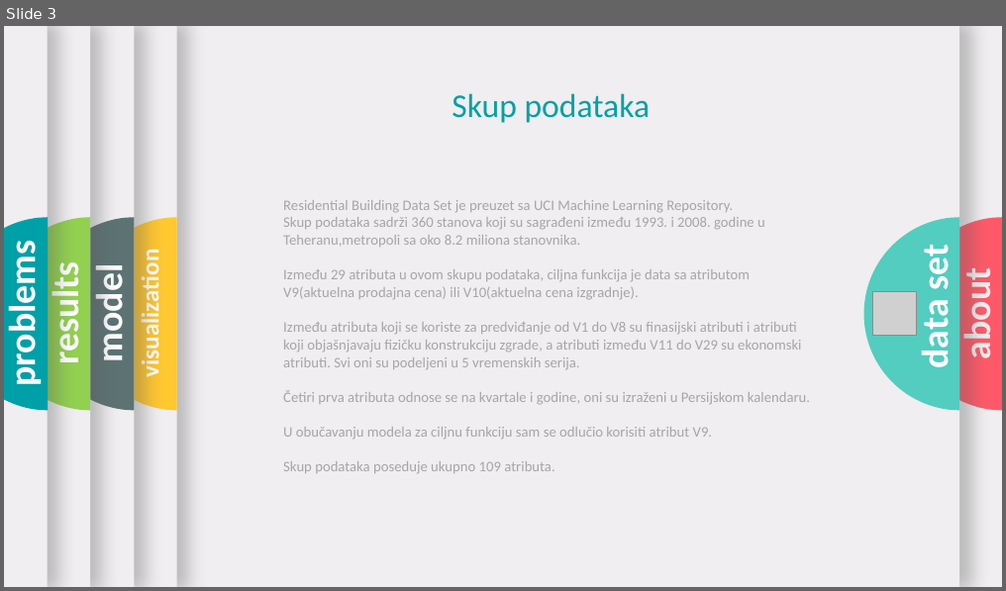
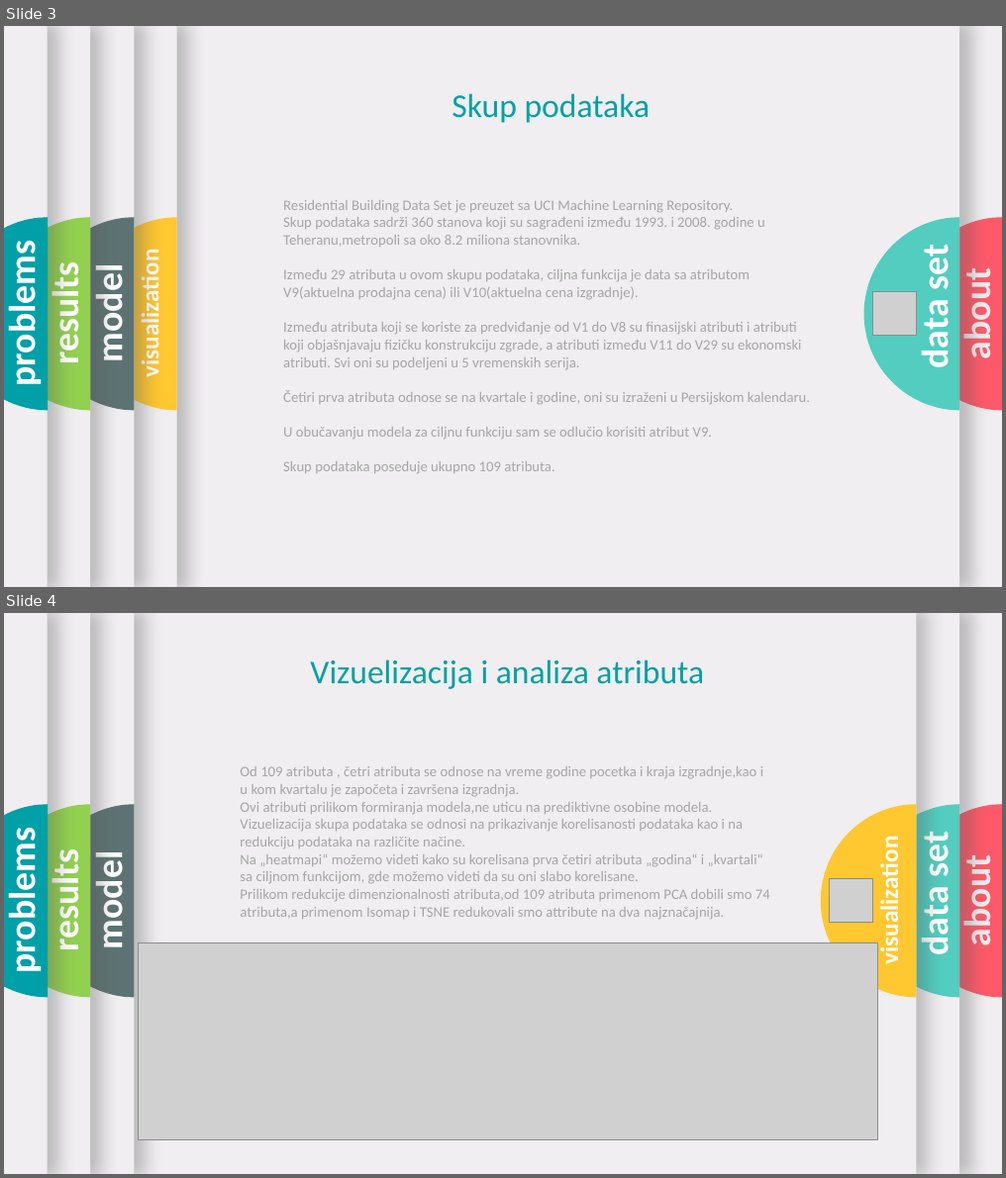
Before and after one commit to kaaiiser/Fitting-linear-regression-methodes-to-high-dimension-data-LARS-., a slide deck: Prezentacija.pptx. Shown one above the other, each under a label of ours: slide 3 before the commit, slides 3 and 4 after it. The pictures are 1006x591 and 1006x1178 pixels, drawn with LibreOffice and Linux fonts; fonts in the diff are those of the drawing; grey boxes stand for pictures; background and template pictures are left out. Boxes give left, top, right and bottom in pixels: in the first picture for what was removed or moved away, otherwise in the second. Text is boxed around its words. In the diff, an @@ line names an element or a change of style, - is before the commit and + after.

```diff
--- a/Prezentacija.pptx
+++ b/Prezentacija.pptx
@@ slide 4 added at <box>4,613,1002,1174</box>, background #F0EEF0 @@
@@ rectangle added at <box>4,613,1002,1174</box>, fill #F0EEF0 @@
@@ rectangle added at <box>4,613,135,1174</box>, fill #F0EEF0 @@
@@ rectangle added at <box>4,613,91,1174</box>, fill #F0EEF0 @@
@@ rectangle added at <box>4,613,48,1174</box>, fill #F0EEF0 @@
@@ text added at <box>310,660,704,689</box>, 32 pt, text #03A1A4 @@
+Vizuelizacija i analiza atributa
@@ text added at <box>240,766,770,919</box>, 14 pt, text #A6A6A6 @@
+Od 109 atributa , četri atributa se odnose na vreme godine pocetka i kraja izgradnje,kao i u kom kvartalu je započeta i završena izgradnja.
+Ovi atributi prilikom formiranja modela,ne uticu na prediktivne osobine modela.
+Vizuelizacija skupa podataka se odnosi na prikazivanje korelisanosti podataka kao i na redukciju podataka na različite načine.
+Na „heatmapi“ možemo videti kako su korelisana prva četiri atributa „godina“ i „kvartali“ sa ciljnom funkcijom, gde možemo videti da su oni slabo korelisane.
+Prilikom redukcije dimenzionalnosti atributa,od 109 atributa primenom PCA dobili smo 74 atributa,a primenom Isomap i TSNE redukovali smo attribute na dva najznačajnija.
@@ freeform shape added at <box>4,805,90,998</box>, fill #92D050 @@
@@ freeform shape added at <box>4,805,48,998</box>, fill #00A0A8 @@
@@ freeform shape added at <box>39,805,135,998</box>, fill #5D7373 @@
@@ freeform shape added at <box>907,805,1002,998</box>, fill #FF5969 @@
@@ text added at <box>4,844,45,969</box>, 36 pt, text #FFFFFF, bold @@
+problems
@@ text added at <box>43,859,88,950</box>, 36 pt, text #FFFFFF, bold @@
+results
@@ text added at <box>86,861,132,948</box>, 36 pt, text #FFFFFF, bold @@
+model
@@ group added at <box>101,613,917,1174</box>: 1 rectangle, 1 freeform shape, 1 text, 1 picture @@
+visualization
@@ group added at <box>23,613,960,1174</box>: 1 rectangle, 1 freeform shape, 1 text, 1 picture @@
+data set
@@ text added at <box>954,864,1000,945</box>, 36 pt, text #F0EEF0, bold @@
+about
@@ picture added at <box>138,943,877,1140</box> @@
```
Also in this commit, not shown: 3 slides changed, 3 other slides added, 1 slide removed.
